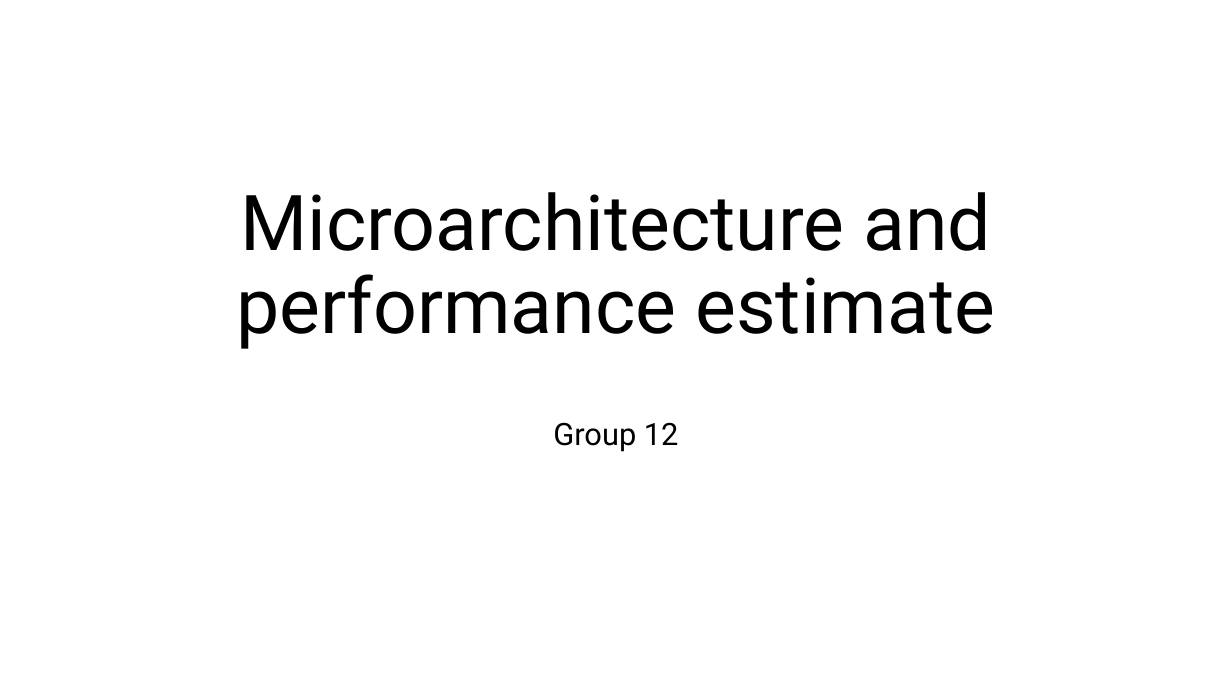
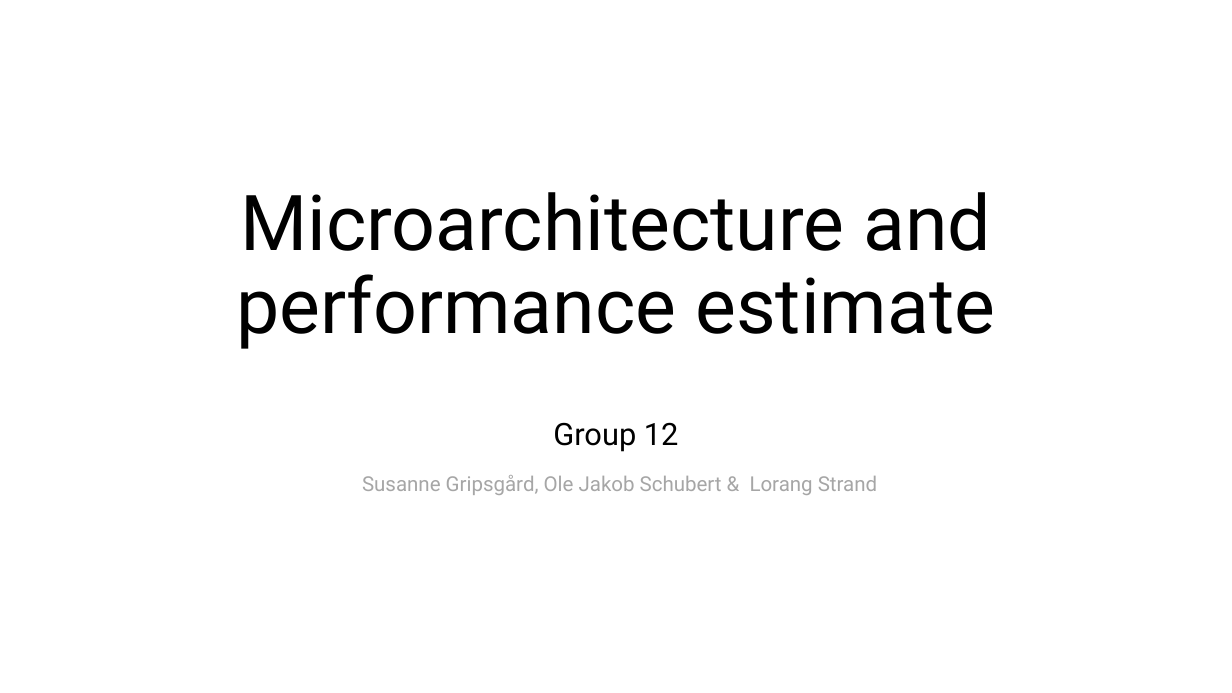
Before and after one commit to Lorangs/TFE4141_Digital_Design_1, a slide deck: slide 1 of TermProject/Microarchitecture_presentation.pptx. Drawn at 1232x693 pixels with LibreOffice and Linux fonts; fonts in the diff are those of the drawing. Boxes give left, top, right and bottom in pixels: in the first picture for what was removed or moved away, otherwise in the second. Text is boxed around its words. In the diff, an @@ line names an element or a change of style, - is before the commit and + after.

```diff
--- a/TermProject/Microarchitecture_presentation.pptx
+++ b/TermProject/Microarchitecture_presentation.pptx
@@ subtitle at bbox=[362, 475, 877, 495]: paragraph added @@
+Susanne Gripsgård, Ole Jakob Schubert & Lorang Strand
```
Also in this commit, not shown: 4 other slides changed.
